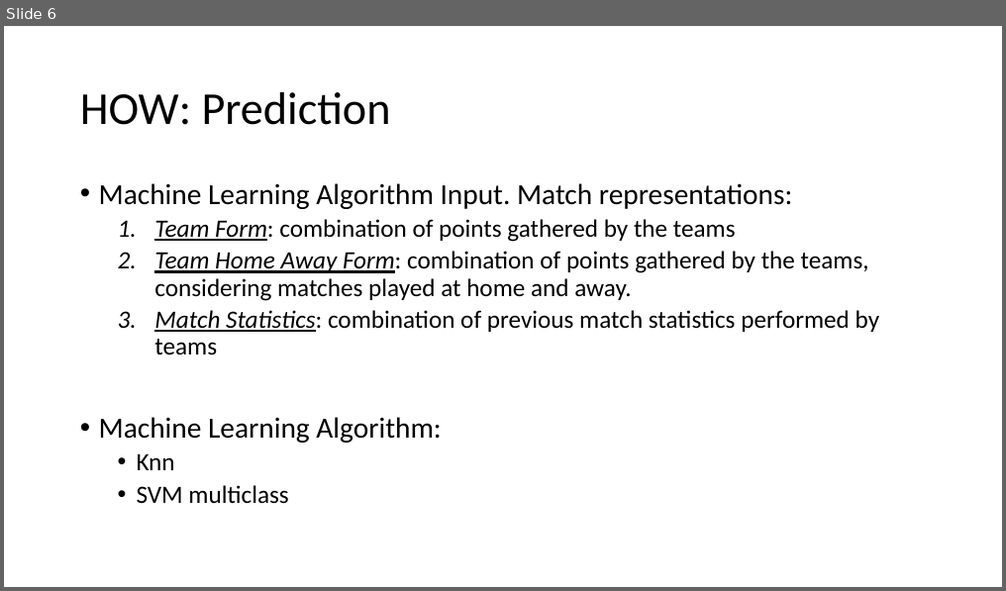
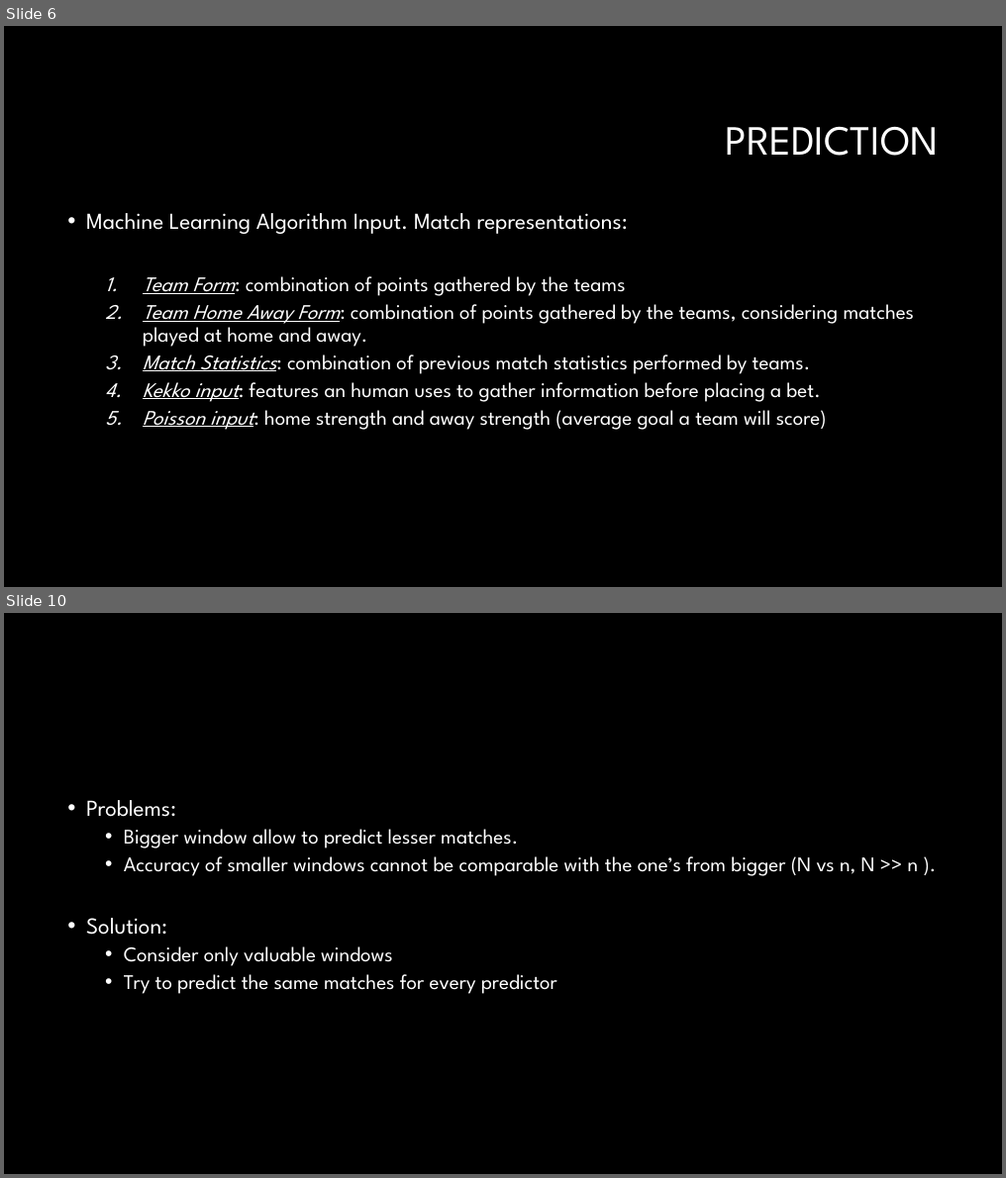
Before and after one commit to P1Analytics/DataMining-Football-Match-Prediction, a slide deck: TODO/spa_presentation.pptx. Shown one above the other, each under a label of ours: slide 6 before the commit, slides 6 and 10 after it; the slides between them are not shown. The pictures are 1006x591 and 1006x1178 pixels, drawn with LibreOffice and Linux fonts; fonts in the diff are those of the drawing; background and template pictures are left out. Boxes give left, top, right and bottom in pixels: in the first picture for what was removed or moved away, otherwise in the second. Text is boxed around its words. In the diff, an @@ line names an element or a change of style, - is before the commit and + after.

```diff
--- a/TODO/spa_presentation.pptx
+++ b/TODO/spa_presentation.pptx
@@ slide 10 added at (4,613,1002,1174), background #000000 @@
@@ text added at (86,800,919,994), 20 pt, text #FFFFFF @@
+• Problems:
+  • Bigger window allow to predict lesser matches.
+  • Accuracy of smaller windows cannot be comparable with the one’s from bigger (N vs n, N >> n ).
+• Solution:
+  • Consider only valuable windows
+  • Try to predict the same matches for every predictor
@@ slide 6 changed as well @@
@@ background #FFFFFF to #000000 @@
@@ title at (726,126,939,156): text changed; size 44 to 40 pt; font Calibri to League Spartan; text colour #000000 to #FFFFFF @@
-HOW: Prediction
+PREDICTION
@@ text "Machine Learning Algorithm Input. Match ...": place and size @@
-text "Machine Learning Algorithm Input. Match ..." at (99,183,880,504)
+text "Machine Learning Algorithm Input. Match ..." at (86,213,915,430)
@@ text at (86,213,915,347): size 28 to 22 pt in "Machine Learning Algorithm Input. Match representations:"; font Calibri to League Spartan, text colour #000000 to #FFFFFF in "Machine Learning Algorithm Input. Match representations:", "Team Form: combination of points gathered by ...", "Team Home Away Form: combination of points ..."; size 24 to 20 pt in "Team Form: combination of points gathered by ...", "Team Home Away Form: combination of points ..." @@
@@ text at (143,355,827,430): text changed; size 24 to 20 pt; font Calibri to League Spartan; text colour #000000 to #FFFFFF @@
-  3. Match Statistics: combination of previous match statistics performed by teams
-• Machine Learning Algorithm:
-  • Knn
-  • SVM multiclass
+  3. Match Statistics: combination of previous match statistics performed by teams.
+  4. Kekko input: features an human uses to gather information before placing a bet.
+  5. Poisson input: home strength and away strength (average goal a team will score)
```
Also in this commit, not shown: 5 other slides changed, 4 other slides added, 11 other files.
